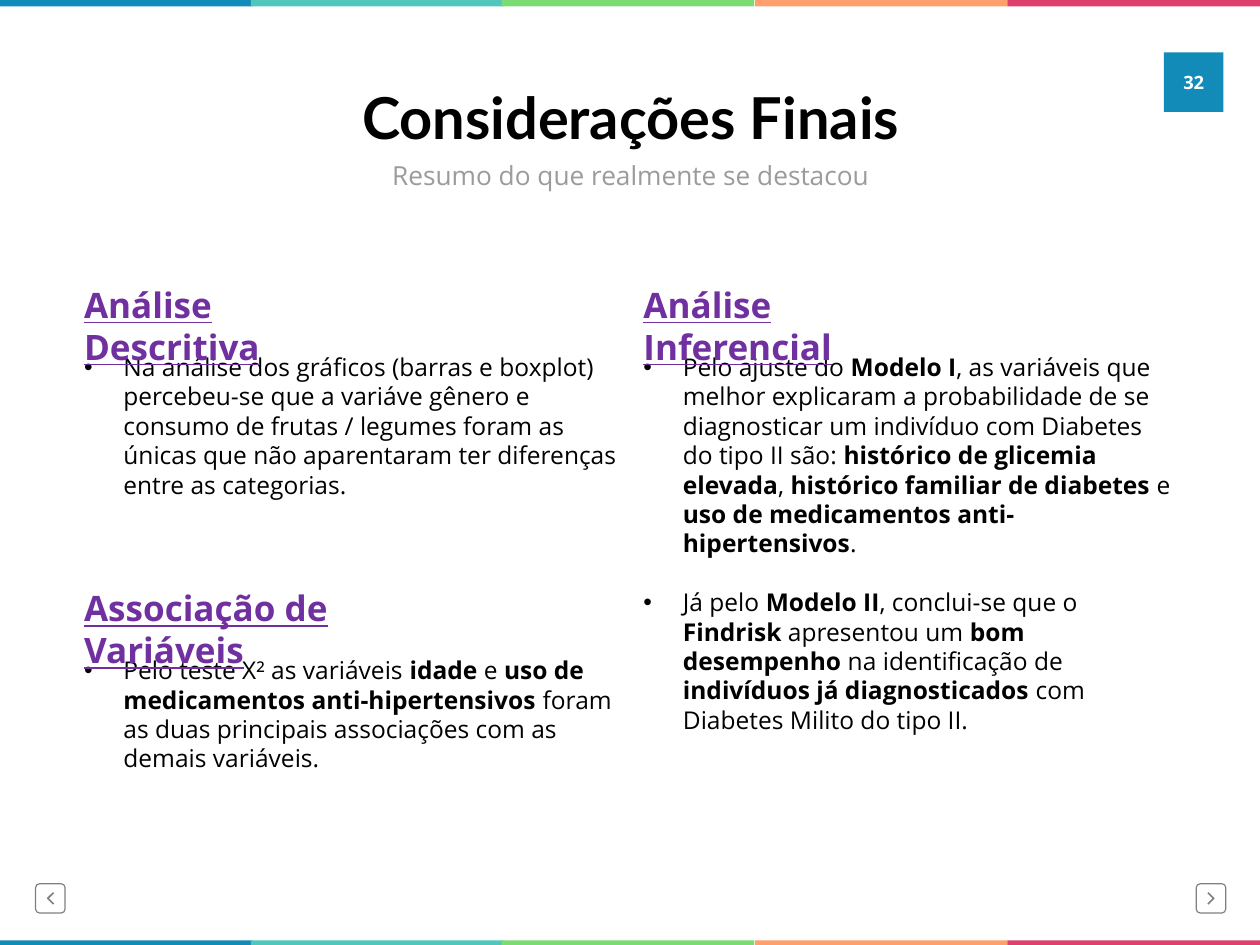
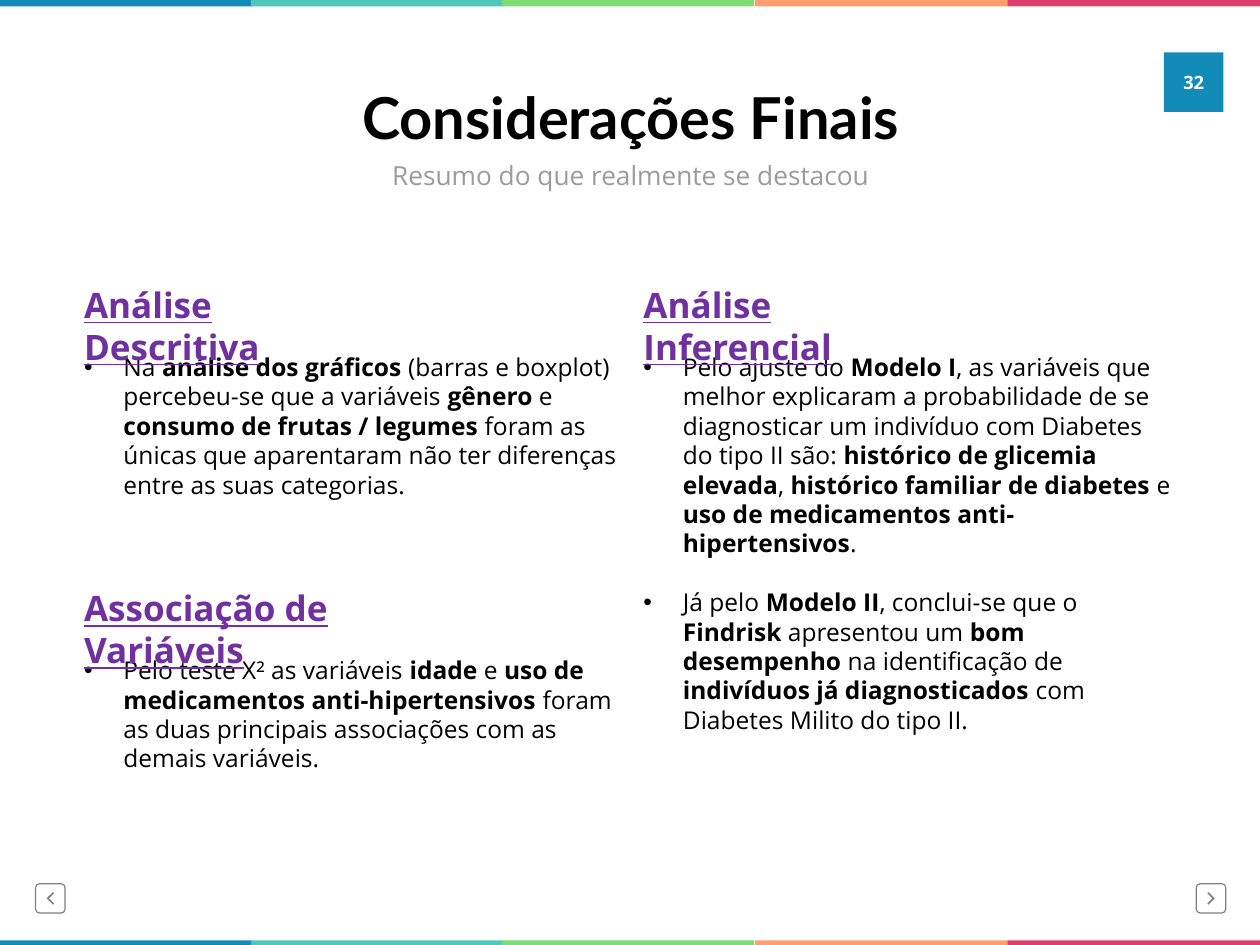
Before and after one commit to nosbielcs/verao_usp_2017, a slide deck: slide 32 of exploratoria/slide_final.pptx. Drawn at 1260x945 pixels with LibreOffice and Linux fonts; fonts in the diff are those of the drawing. Boxes give left, top, right and bottom in pixels: in the first picture for what was removed or moved away, otherwise in the second. Text is boxed around its words. In the diff, an @@ line names an element or a change of style, - is before the commit and + after.

```diff
--- a/exploratoria/slide_final.pptx
+++ b/exploratoria/slide_final.pptx
@@ text at [123,353,616,500]: text changed @@
-• Na análise dos gráficos (barras e boxplot) percebeu-se que a variáve gênero e consumo de frutas / legumes foram as únicas que não aparentaram ter diferenças entre as categorias.
+• Na análise dos gráficos (barras e boxplot) percebeu-se que a variáveis gênero e consumo de frutas / legumes foram as únicas que aparentaram não ter diferenças entre as suas categorias.
```
Also in this commit, not shown: 3 other slides changed, 1 other file.
